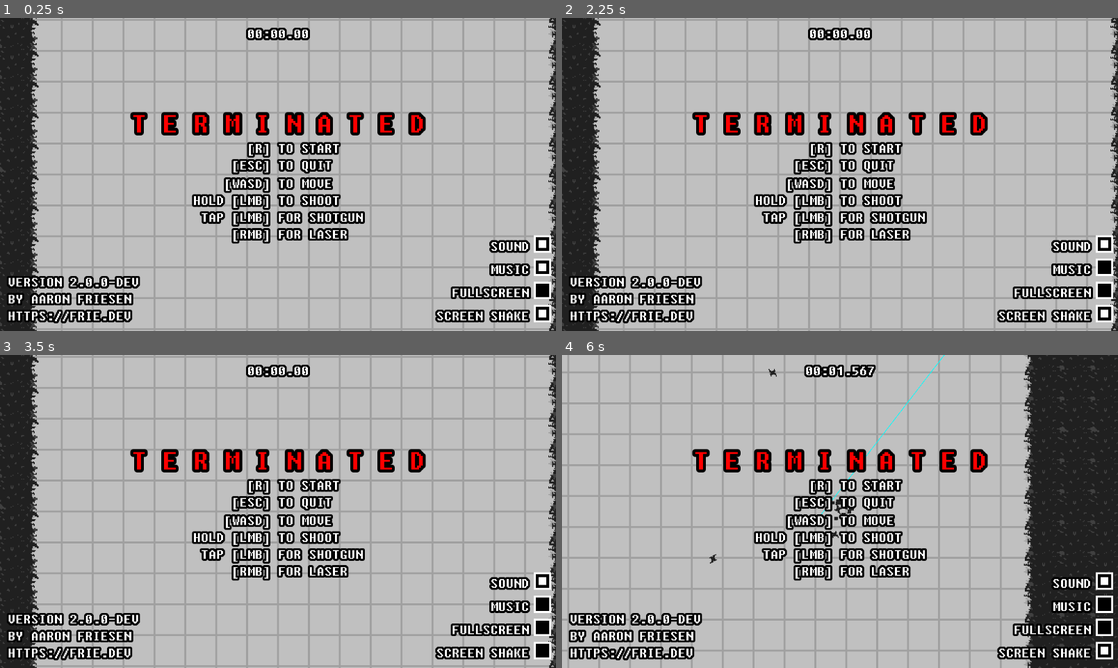
Above: before the commit, frames 1-4 (two rows, left to right).
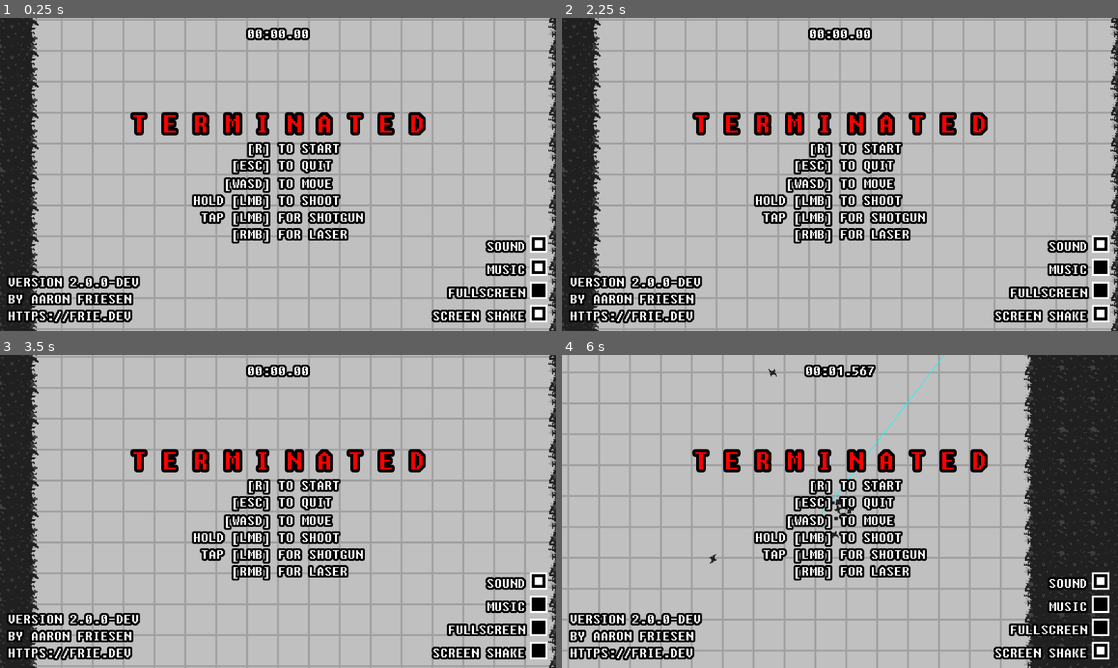
Above: after the commit, the same moments.

Repository: friedev/terminated
Game: Godot game, scene res://scenes/main.tscn
The game is run twice, just before and just after one commit, with the same random seed, the same clock (stepped at 60 frames per second) and the same inputs. Sound files missing from this copy of the repository are replaced by a short silence.
Inputs (mouse positions are in pixels of both pictures, inside the frame that each line leads up to):
- Up to frame 1 (0.25 s): no input
- Up to frame 2 (2.25 s): click (1106, 243) at 0.52 s; click (1101, 243) at 1.27 s; click (1106, 268) at 2.02 s
- Up to frame 3 (3.5 s): click (544, 649) at 2.77 s
- Up to frame 4 (6 s): tap Enter at 3.5 s; move the mouse to (962, 495) at 3.52 s; hold Right (right) 3.53-4.28 s; hold F (fps) 3.53-4.28 s; tap R (restart) at 4.25 s; move the mouse to (728, 527) at 4.27 s; hold Down (down) 4.28-5.03 s; click (728, 527) at 4.35 s; move the mouse to (895, 442) at 5.02 s; hold Right (right) 5.03-5.78 s; hold Right mouse button (shoot2) 5.03-5.78 s; move the mouse to (812, 574) at 5.77 s; hold Up (up) from 5.78 s (still down); tap F (fps) at 5.85 s

The runs differ from the first frame. In frame 1, 1.5% of the frame differs, in the area x 77-100%, y 69-98%; in frame 2, 1.5%; in frame 3, 1.5%; in frame 4, 1.4%.

Commit message:
Refactor and persist options
- Move screen shake setting to autoload
- Extract checkbox styling to theme
- Use uppercase setting on labels instead of manually upcasing text
- Fix some sounds not being on the Sound bus

Diff:
--- a/project.godot
+++ b/project.godot
@@ -17,6 +17,7 @@
 [autoload]
 
 Flock="*res://scenes/flock.gd"
+Globals="*res://scenes/globals.gd"
 
 [display]
 
--- /dev/null
+++ b/scenes/globals.gd
@@ -0,0 +1,3 @@
+extends Node
+
+var screen_shake_enabled: bool
--- a/scenes/main.gd
+++ b/scenes/main.gd
@@ -77,7 +77,7 @@
 @onready var player: Player = %Player
 @onready var tile_map: TileMap = %TileMap
 @onready var spawn_timer: Timer = %SpawnTimer
-@onready var main_menu: MainMenu = %MainMenu
+@onready var main_menu: Control = %MainMenu
 
 func _ready() -> void:
 	randomize()
--- a/scenes/main.tscn
+++ b/scenes/main.tscn
@@ -183,5 +183,4 @@
 wait_time = 4.0
 one_shot = true
 
-[connection signal="screen_shake_toggled" from="MenuLayer/MainMenu" to="Player/ShakeCamera2D" method="_on_main_menu_screen_shake_toggled"]
 [connection signal="timeout" from="SpawnTimer" to="." method="_on_spawn_timer_timeout"]
--- a/scenes/main_menu.gd
+++ /dev/null
@@ -1,42 +0,0 @@
-extends Control
-class_name MainMenu
-
-signal screen_shake_toggled(enabled: bool)
-
-@onready var sound_bus_index = AudioServer.get_bus_index("Sound")
-@onready var music_bus_index = AudioServer.get_bus_index("Music")
-
-@onready var fullscreen_check_box = %FullscreenCheckBox
-
-
-func update_fullscreen_status():
-	var window_mode := self.get_window().mode
-	self.fullscreen_check_box.button_pressed = (
-		window_mode == Window.MODE_FULLSCREEN
-		or window_mode == Window.MODE_EXCLUSIVE_FULLSCREEN
-	)
-
-func _process(delta: float) -> void:
-	# Ideally this would trigger via a signal or notification, but I can't find
-	# one that deals with window mode changes
-	# Tried:
-	# - NOTIFICATION_WM_SIZE_CHANGED
-	# - Window.titlebar_changed
-	# - Viewport.size_changed
-	self.update_fullscreen_status()
-
-
-func _on_sound_check_box_toggled(button_pressed: bool) -> void:
-	AudioServer.set_bus_mute(self.sound_bus_index, not button_pressed)
-
-
-func _on_music_check_box_toggled(button_pressed: bool) -> void:
-	AudioServer.set_bus_mute(self.music_bus_index, not button_pressed)
-
-
-func _on_fullscreen_check_box_toggled(button_pressed: bool) -> void:
-	self.get_window().mode = Window.MODE_EXCLUSIVE_FULLSCREEN if button_pressed else Window.MODE_WINDOWED
-
-
-func _on_screen_shake_checkbox_toggled(button_pressed: bool):
-	self.screen_shake_toggled.emit(button_pressed)
--- a/scenes/main_menu.tscn
+++ b/scenes/main_menu.tscn
@@ -1,15 +1,15 @@
-[gd_scene load_steps=9 format=3 uid="uid://bxjdf1p7ppmjr"]
+[gd_scene load_steps=8 format=3 uid="uid://bxjdf1p7ppmjr"]
 
 [ext_resource type="Theme" uid="uid://b2kbr0yu1h6tg" path="res://ui/theme.tres" id="1_0sglw"]
-[ext_resource type="Script" path="res://scenes/main_menu.gd" id="1_gnx7s"]
-[ext_resource type="Texture2D" uid="uid://c6auno7vgvnpi" path="res://sprites/check.png" id="3_cm3f6"]
-[ext_resource type="StyleBox" path="res://ui/styles/stylebox_button.tres" id="4_ndd0l"]
-[ext_resource type="StyleBox" path="res://ui/styles/stylebox_button_pressed.tres" id="5_oeqwt"]
-[ext_resource type="StyleBox" path="res://ui/styles/stylebox_button_hover.tres" id="6_xp208"]
+[ext_resource type="Script" path="res://scenes/options.gd" id="2_dy6pv"]
+[ext_resource type="PackedScene" uid="uid://dliy4c84b7iag" path="res://scenes/options/audio_option.tscn" id="3_is7wu"]
+[ext_resource type="PackedScene" uid="uid://rasjftexmjht" path="res://scenes/options/fullscreen_option.tscn" id="4_qnfpr"]
+[ext_resource type="PackedScene" uid="uid://cgnmle83oa3at" path="res://scenes/options/check_box_option.tscn" id="5_52wkn"]
+[ext_resource type="Script" path="res://scenes/options/screen_shake_option.gd" id="6_3i5l6"]
 
-[sub_resource type="ImageTexture" id="3"]
-
-[sub_resource type="ImageTexture" id="2"]
+[sub_resource type="GDScript" id="GDScript_6a406"]
+script/source = "extends Control
+"
 
 [node name="MainMenu" type="MarginContainer"]
 anchors_preset = 15
@@ -22,7 +22,7 @@
 theme_override_constants/margin_top = 16
 theme_override_constants/margin_right = 16
 theme_override_constants/margin_bottom = 16
-script = ExtResource("1_gnx7s")
+script = SubResource("GDScript_6a406")
 
 [node name="VBoxContainer" type="VBoxContainer" parent="."]
 layout_mode = 2
@@ -37,117 +37,90 @@
 theme_override_font_sizes/font_size = 64
 text = "T E R M I N A T E D"
 horizontal_alignment = 1
+uppercase = true
 
 [node name="CenterContainer" type="CenterContainer" parent="VBoxContainer"]
 layout_mode = 2
 
 [node name="InstructionsLabel" type="Label" parent="VBoxContainer/CenterContainer"]
 layout_mode = 2
-text = "       [R] TO START
-     [ESC] TO QUIT
+text = "       [R] to Start
+     [ESC] to Quit
 
-    [WASD] TO MOVE
-HOLD [LMB] TO SHOOT
- TAP [LMB] FOR SHOTGUN
-     [RMB] FOR LASER"
+    [WASD] to Move
+Hold [LMB] to Shoot
+ Tap [LMB] for Shotgun
+     [RMB] for Laser"
+uppercase = true
 
 [node name="AuthorLabel" type="Label" parent="."]
 layout_mode = 2
 size_flags_horizontal = 0
 size_flags_vertical = 8
-text = "VERSION 2.0.0-DEV
-BY AARON FRIESEN
-HTTPS://FRIE.DEV"
+text = "Version 2.0.0-dev
+By Aaron Friesen
+https://frie.dev"
+uppercase = true
 
-[node name="GridContainer" type="GridContainer" parent="."]
+[node name="Options" type="GridContainer" parent="."]
 layout_mode = 2
 size_flags_horizontal = 8
 size_flags_vertical = 8
 theme_override_constants/h_separation = 16
 theme_override_constants/v_separation = 16
 columns = 2
+script = ExtResource("2_dy6pv")
 
-[node name="SoundLabel" type="Label" parent="GridContainer"]
+[node name="SoundLabel" type="Label" parent="Options"]
 layout_mode = 2
-text = "SOUND"
+text = "Sound"
 horizontal_alignment = 2
+uppercase = true
 
-[node name="SoundCheckBox" type="CheckBox" parent="GridContainer"]
+[node name="SoundOption" parent="Options" instance=ExtResource("3_is7wu")]
+custom_minimum_size = Vector2(0, 0)
 layout_mode = 2
-size_flags_vertical = 0
-theme_override_icons/checked = ExtResource("3_cm3f6")
-theme_override_icons/unchecked = SubResource("3")
-theme_override_icons/radio_checked = ExtResource("3_cm3f6")
-theme_override_icons/radio_unchecked = SubResource("2")
-theme_override_styles/normal = ExtResource("4_ndd0l")
-theme_override_styles/pressed = ExtResource("5_oeqwt")
-theme_override_styles/disabled = ExtResource("5_oeqwt")
-theme_override_styles/hover = ExtResource("6_xp208")
-theme_override_styles/hover_pressed = ExtResource("4_ndd0l")
-theme_override_styles/focus = ExtResource("4_ndd0l")
-button_pressed = true
+bus_name = &"Sound"
+default = true
+key = "sound"
 
-[node name="MusicLabel" type="Label" parent="GridContainer"]
+[node name="MusicLabel" type="Label" parent="Options"]
 layout_mode = 2
-text = "MUSIC"
+text = "Music"
 horizontal_alignment = 2
+uppercase = true
 
-[node name="MusicCheckBox" type="CheckBox" parent="GridContainer"]
+[node name="MusicOption" parent="Options" instance=ExtResource("3_is7wu")]
+custom_minimum_size = Vector2(0, 0)
 layout_mode = 2
-size_flags_vertical = 0
-theme_override_icons/checked = ExtResource("3_cm3f6")
-theme_override_icons/unchecked = SubResource("3")
-theme_override_icons/radio_checked = ExtResource("3_cm3f6")
-theme_override_icons/radio_unchecked = SubResource("2")
-theme_override_styles/normal = ExtResource("4_ndd0l")
-theme_override_styles/pressed = ExtResource("5_oeqwt")
-theme_override_styles/disabled = ExtResource("5_oeqwt")
-theme_override_styles/hover = ExtResource("6_xp208")
-theme_override_styles/hover_pressed = ExtResource("4_ndd0l")
-theme_override_styles/focus = ExtResource("4_ndd0l")
-button_pressed = true
+bus_name = &"Music"
+default = true
+key = "music"
 
-[node name="FullscreenLabel" type="Label" parent="GridContainer"]
+[node name="FullscreenLabel" type="Label" parent="Options"]
 layout_mode = 2
-text = "FULLSCREEN"
+text = "Fullscreen"
 horizontal_alignment = 2
+uppercase = true
 
-[node name="FullscreenCheckBox" type="CheckBox" parent="GridContainer"]
-unique_name_in_owner = true
+[node name="FullscreenOption" parent="Options" instance=ExtResource("4_qnfpr")]
+custom_minimum_size = Vector2(0, 0)
 layout_mode = 2
-size_flags_vertical = 0
-theme_override_icons/checked = ExtResource("3_cm3f6")
-theme_override_icons/unchecked = SubResource("3")
-theme_override_icons/radio_checked = ExtResource("3_cm3f6")
-theme_override_icons/radio_unchecked = SubResource("2")
-theme_override_styles/normal = ExtResource("4_ndd0l")
-theme_override_styles/pressed = ExtResource("5_oeqwt")
-theme_override_styles/disabled = ExtResource("5_oeqwt")
-theme_override_styles/hover = ExtResource("6_xp208")
-theme_override_styles/hover_pressed = ExtResource("4_ndd0l")
-theme_override_styles/focus = ExtResource("4_ndd0l")
+key = "fullscreen"
 
-[node name="ScreenShakeLabel" type="Label" parent="GridContainer"]
+[node name="ScreenShakeLabel" type="Label" parent="Options"]
 layout_mode = 2
-text = "SCREEN SHAKE"
+text = "Screen Shake"
 horizontal_alignment = 2
+uppercase = true
 
-[node name="ScreenShakeCheckbox" type="CheckBox" parent="GridContainer"]
+[node name="ScreenShakeOption" parent="Options" instance=ExtResource("5_52wkn")]
 layout_mode = 2
-size_flags_vertical = 0
-theme_override_icons/checked = ExtResource("3_cm3f6")
-theme_override_icons/unchecked = SubResource("3")
-theme_override_icons/radio_checked = ExtResource("3_cm3f6")
-theme_override_icons/radio_unchecked = SubResource("2")
-theme_override_styles/normal = ExtResource("4_ndd0l")
-theme_override_styles/pressed = ExtResource("5_oeqwt")
-theme_override_styles/disabled = ExtResource("5_oeqwt")
-theme_override_styles/hover = ExtResource("6_xp208")
-theme_override_styles/hover_pressed = ExtResource("4_ndd0l")
-theme_override_styles/focus = ExtResource("4_ndd0l")
-button_pressed = true
+script = ExtResource("6_3i5l6")
+default = true
+key = "screen_shake"
 
-[connection signal="toggled" from="GridContainer/SoundCheckBox" to="." method="_on_sound_check_box_toggled"]
-[connection signal="toggled" from="GridContainer/MusicCheckBox" to="." method="_on_music_check_box_toggled"]
-[connection signal="toggled" from="GridContainer/FullscreenCheckBox" to="." method="_on_fullscreen_check_box_toggled"]
-[connection signal="toggled" from="GridContainer/ScreenShakeCheckbox" to="." method="_on_screen_shake_checkbox_toggled"]
+[connection signal="changed" from="Options/SoundOption" to="Options" method="_on_option_changed"]
+[connection signal="changed" from="Options/MusicOption" to="Options" method="_on_option_changed"]
+[connection signal="changed" from="Options/FullscreenOption" to="Options" method="_on_option_changed"]
+[connection signal="changed" from="Options/ScreenShakeOption" to="Options" method="_on_option_changed"]
--- /dev/null
+++ b/scenes/options.gd
@@ -0,0 +1,32 @@
+extends Node
+
+const CONFIG_PATH := "user://options.cfg"
+const OPTIONS_SECTION := "options"
+const OPTIONS_GROUP := &"options"
+
+
+func load_config():
+	var config := ConfigFile.new()
+	config.load(self.CONFIG_PATH)
+	for option_node in self.get_tree().get_nodes_in_group(self.OPTIONS_GROUP):
+		var option := option_node as Option
+		if config.has_section_key(self.OPTIONS_SECTION, option.key):
+			option.set_option(
+				config.get_value(self.OPTIONS_SECTION, option.key), false
+			)
+
+
+func save_config():
+	var config := ConfigFile.new()
+	for option_node in self.get_tree().get_nodes_in_group(self.OPTIONS_GROUP):
+		var option := option_node as Option
+		config.set_value(self.OPTIONS_SECTION, option.key, option.get_option())
+	config.save(self.CONFIG_PATH)
+
+
+func _ready() -> void:
+	self.load_config()
+
+
+func _on_option_changed(value) -> void:
+	self.save_config()
--- /dev/null
+++ b/scenes/options/audio_option.gd
@@ -0,0 +1,15 @@
+extends CheckBoxOption
+class_name AudioOption
+
+@export var bus_name: StringName
+
+@onready var bus_index := AudioServer.get_bus_index(self.bus_name)
+
+
+func get_option() -> bool:
+	return not AudioServer.is_bus_mute(self.bus_index)
+
+
+func set_option(value: bool, emit := true) -> void:
+	AudioServer.set_bus_mute(self.bus_index, not value)
+	super.set_option(value, emit)
--- /dev/null
+++ b/scenes/options/audio_option.tscn
@@ -0,0 +1,8 @@
+[gd_scene load_steps=3 format=3 uid="uid://dliy4c84b7iag"]
+
+[ext_resource type="PackedScene" uid="uid://cgnmle83oa3at" path="res://scenes/options/check_box_option.tscn" id="1_wtkf4"]
+[ext_resource type="Script" path="res://scenes/options/audio_option.gd" id="2_wt8m5"]
+
+[node name="AudioOption" instance=ExtResource("1_wtkf4")]
+script = ExtResource("2_wt8m5")
+bus_name = &""
--- /dev/null
+++ b/scenes/options/check_box_option.gd
@@ -0,0 +1,23 @@
+extends Option
+class_name CheckBoxOption
+
+@export var default: bool
+
+@onready var check_box: CheckBox = %CheckBox
+
+
+func _ready() -> void:
+	self.set_option(self.default, false)
+
+
+func get_option() -> bool:
+	return self.check_box.button_pressed
+
+
+func set_option(value: bool, emit := true) -> void:
+	self.check_box.set_pressed_no_signal(value)
+	super.set_option(value, emit)
+
+
+func _on_check_box_toggled(button_pressed: bool) -> void:
+	self.set_option(button_pressed)
--- /dev/null
+++ b/scenes/options/check_box_option.tscn
@@ -0,0 +1,17 @@
+[gd_scene load_steps=3 format=3 uid="uid://cgnmle83oa3at"]
+
+[ext_resource type="PackedScene" uid="uid://ce6l67sarkr16" path="res://scenes/options/option.tscn" id="1_gr1vr"]
+[ext_resource type="Script" path="res://scenes/options/check_box_option.gd" id="2_q8cjk"]
+
+[node name="CheckBoxOption" instance=ExtResource("1_gr1vr")]
+custom_minimum_size = Vector2(32, 32)
+script = ExtResource("2_q8cjk")
+default = false
+
+[node name="CheckBox" type="CheckBox" parent="." index="0"]
+unique_name_in_owner = true
+layout_mode = 0
+offset_right = 24.0
+offset_bottom = 24.0
+
+[connection signal="toggled" from="CheckBox" to="." method="_on_check_box_toggled"]
--- /dev/null
+++ b/scenes/options/fullscreen_option.gd
@@ -0,0 +1,39 @@
+extends CheckBoxOption
+class_name FullscreenOption
+
+var previous_value: bool
+
+
+func _ready() -> void:
+	super._ready()
+	self.previous_value = self.default
+
+
+func get_option() -> bool:
+	var window_mode := self.get_window().mode
+	return (
+		window_mode == Window.MODE_FULLSCREEN
+		or window_mode == Window.MODE_EXCLUSIVE_FULLSCREEN
+	)
+
+
+func set_option(value: bool, emit := true) -> void:
+	self.get_window().mode = (
+		Window.MODE_EXCLUSIVE_FULLSCREEN
+		if value
+		else Window.MODE_WINDOWED
+	)
+	super.set_option(value, emit)
+
+
+func _process(delta: float) -> void:
+	# Ideally this would trigger via a signal or notification, but I can't find
+	# one that deals with window mode changes
+	# Tried:
+	# - NOTIFICATION_WM_SIZE_CHANGED
+	# - Window.titlebar_changed
+	# - Viewport.size_changed
+	var current_value := self.get_option()
+	if current_value != self.previous_value:
+		self.previous_value = current_value
+		self.set_option(current_value)
--- /dev/null
+++ b/scenes/options/fullscreen_option.tscn
@@ -0,0 +1,7 @@
+[gd_scene load_steps=3 format=3 uid="uid://rasjftexmjht"]
+
+[ext_resource type="PackedScene" uid="uid://cgnmle83oa3at" path="res://scenes/options/check_box_option.tscn" id="1_u1qee"]
+[ext_resource type="Script" path="res://scenes/options/fullscreen_option.gd" id="2_df2o7"]
+
+[node name="FullscreenOption" instance=ExtResource("1_u1qee")]
+script = ExtResource("2_df2o7")
--- /dev/null
+++ b/scenes/options/option.gd
@@ -0,0 +1,15 @@
+extends Control
+class_name Option
+
+signal changed(value)
+
+@export var key: String
+
+
+func get_option():
+	return null
+
+
+func set_option(value, emit := true) -> void:
+	if emit:
+		self.changed.emit(value)
--- /dev/null
+++ b/scenes/options/option.tscn
@@ -0,0 +1,12 @@
+[gd_scene load_steps=2 format=3 uid="uid://ce6l67sarkr16"]
+
+[ext_resource type="Script" path="res://scenes/options/option.gd" id="1_0r0oo"]
+
+[node name="Option" type="Control" groups=["options"]]
+layout_mode = 3
+anchors_preset = 15
+anchor_right = 1.0
+anchor_bottom = 1.0
+grow_horizontal = 2
+grow_vertical = 2
+script = ExtResource("1_0r0oo")
--- /dev/null
+++ b/scenes/options/screen_shake_option.gd
@@ -0,0 +1,11 @@
+extends CheckBoxOption
+class_name ScreenShakeOption
+
+
+func get_option() -> bool:
+	return Globals.screen_shake_enabled
+
+
+func set_option(value: bool, emit := true) -> void:
+	Globals.screen_shake_enabled = value
+	super.set_option(value, emit)
--- a/scenes/shake_camera_2d.gd
+++ b/scenes/shake_camera_2d.gd
@@ -1,8 +1,5 @@
 # https://godotengine.org/qa/438/camera2d-screen-shake-extension?show=886#a886
 extends Camera2D
-
-# MY ADDITION: Easily toggle screen shake
-var shake_enabled := true
 
 var _duration = 0.0
 var _period_in_ms = 0.0
@@ -53,7 +50,7 @@
 # Kick off a new screenshake effect.
 func shake(duration, frequency, amplitude):
 	# MY ADDITION: Easily toggle screen shake
-	if not shake_enabled:
+	if not Globals.screen_shake_enabled:
 		return
 
 	# Don't interrupt current shake duration
@@ -71,7 +68,3 @@
 	set_offset(get_offset() - _last_offset)
 	_last_offset = Vector2(0, 0)
 	set_process(true)
-
-
-func _on_main_menu_screen_shake_toggled(enabled: bool) -> void:
-	self.shake_enabled = enabled
--- a/scenes/weapon.tscn
+++ b/scenes/weapon.tscn
@@ -14,6 +14,7 @@
 
 [node name="AudioStreamPlayer2D" type="AudioStreamPlayer2D" parent="."]
 unique_name_in_owner = true
+bus = &"Sound"
 
 [node name="ProjectileSpawnPoint" type="Marker2D" parent="."]
 unique_name_in_owner = true
--- a/scenes/weapons/laser.tscn
+++ b/scenes/weapons/laser.tscn
@@ -1,6 +1,6 @@
-[gd_scene load_steps=8 format=3]
+[gd_scene load_steps=8 format=3 uid="uid://cfxibblterwyy"]
 
-[ext_resource type="PackedScene" uid="uid://bn0sthrnxgsjs" path="res://scenes/weapon.tscn" id="1_46y6d"]
+[ext_resource type="PackedScene" uid="uid://cidh4a2l0xhe" path="res://scenes/weapon.tscn" id="1_46y6d"]
 [ext_resource type="Script" path="res://scenes/weapons/laser.gd" id="2_8mtbw"]
 [ext_resource type="AudioStream" uid="uid://i1egadteuis3" path="res://audio/sound/weapons/laser.ogg" id="3_bnf7k"]
 
--- a/ui/theme.tres
+++ b/ui/theme.tres
@@ -1,6 +1,16 @@
-[gd_resource type="Theme" load_steps=3 format=3 uid="uid://b2kbr0yu1h6tg"]
+[gd_resource type="Theme" load_steps=9 format=3 uid="uid://b2kbr0yu1h6tg"]
 
 [ext_resource type="FontFile" uid="uid://bu2eay6qumf2f" path="res://ui/fonts/FSEX302.ttf" id="1_iro17"]
+[ext_resource type="Texture2D" uid="uid://c6auno7vgvnpi" path="res://sprites/check.png" id="1_ytjyw"]
+[ext_resource type="StyleBox" path="res://ui/styles/stylebox_button.tres" id="2_o8sq7"]
+
+[sub_resource type="CompressedTexture2D" id="CompressedTexture2D_kxft0"]
+
+[sub_resource type="CompressedTexture2D" id="CompressedTexture2D_wlr6k"]
+
+[sub_resource type="CompressedTexture2D" id="CompressedTexture2D_ai0xb"]
+
+[sub_resource type="CompressedTexture2D" id="CompressedTexture2D_bhwmc"]
 
 [sub_resource type="FontFile" id="1"]
 fallbacks = Array[Font]([ExtResource("1_iro17")])
@@ -94,6 +104,20 @@
 [resource]
 default_font = SubResource("1")
 default_font_size = 32
+CheckBox/icons/checked = ExtResource("1_ytjyw")
+CheckBox/icons/checked_disabled = ExtResource("1_ytjyw")
+CheckBox/icons/radio_checked = ExtResource("1_ytjyw")
+CheckBox/icons/radio_checked_disabled = ExtResource("1_ytjyw")
+CheckBox/icons/radio_unchecked = SubResource("CompressedTexture2D_kxft0")
+CheckBox/icons/radio_unchecked_disabled = SubResource("CompressedTexture2D_wlr6k")
+CheckBox/icons/unchecked = SubResource("CompressedTexture2D_ai0xb")
+CheckBox/icons/unchecked_disabled = SubResource("CompressedTexture2D_bhwmc")
+CheckBox/styles/disabled = ExtResource("2_o8sq7")
+CheckBox/styles/focus = ExtResource("2_o8sq7")
+CheckBox/styles/hover = ExtResource("2_o8sq7")
+CheckBox/styles/hover_pressed = ExtResource("2_o8sq7")
+CheckBox/styles/normal = ExtResource("2_o8sq7")
+CheckBox/styles/pressed = ExtResource("2_o8sq7")
 Label/colors/font_color = Color(1, 1, 1, 1)
 Label/colors/font_outline_color = Color(0, 0, 0, 1)
 Label/constants/outline_size = 16
Not shown: 1 places in scenes/player.tscn that only renumber resources
